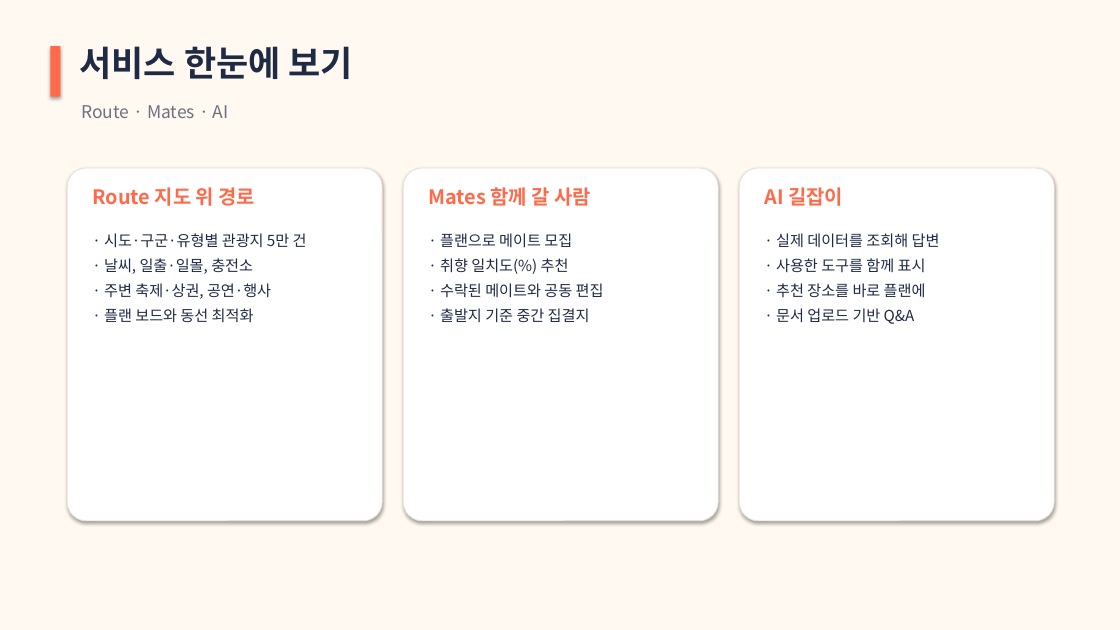
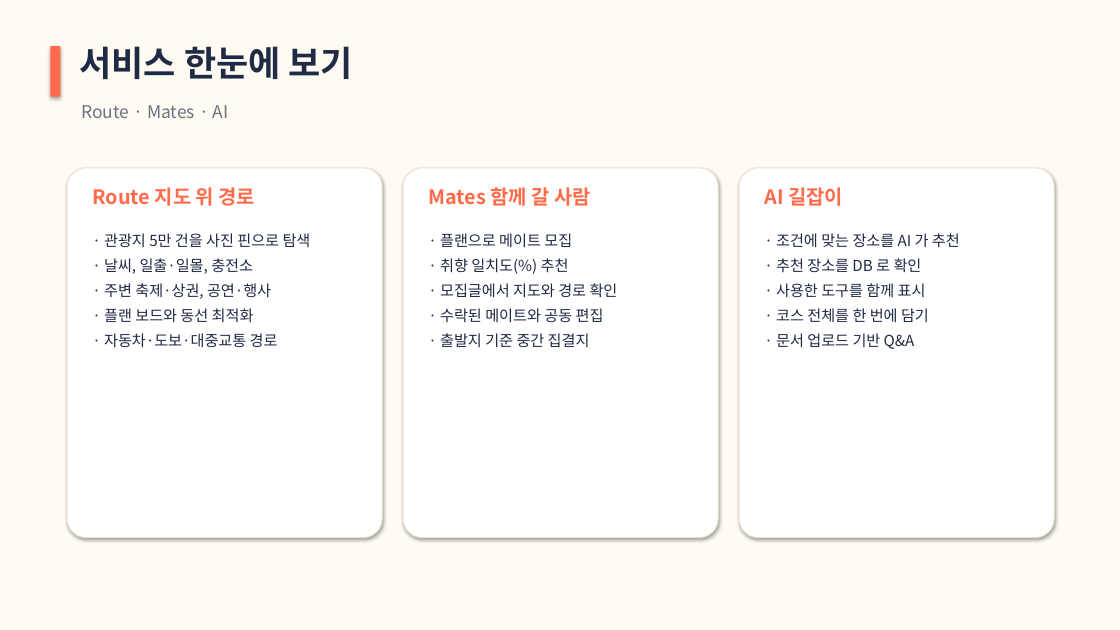
Before and after one commit to 77romin/mapmates, a slide deck: slide 3 of presentation/너랑갈지도_발표.pptx. Drawn at 1120x630 pixels with LibreOffice and Linux fonts; fonts in the diff are those of the drawing. Boxes give left, top, right and bottom in pixels: in the first picture for what was removed or moved away, otherwise in the second. Text is boxed around its words. In the diff, an @@ line names an element or a change of style, - is before the commit and + after.

Commit message:
docs: 발표 자료에 로고와 추가 기능·실제 화면 반영

```diff
--- a/presentation/너랑갈지도_발표.pptx
+++ b/presentation/너랑갈지도_발표.pptx
@@ background #FFF9F2 to #FFFBF3 @@
@@ rounded rectangle: place and size @@
-rounded rectangle at bbox=[67, 168, 382, 521]
+rounded rectangle at bbox=[67, 168, 382, 538]
@@ rounded rectangle: place and size @@
-rounded rectangle at bbox=[403, 168, 718, 521]
+rounded rectangle at bbox=[403, 168, 718, 538]
@@ rounded rectangle: place and size @@
-rounded rectangle at bbox=[739, 168, 1054, 521]
+rounded rectangle at bbox=[739, 168, 1054, 538]
@@ text at bbox=[104, 233, 311, 247]: text changed @@
-· 시도·구군·유형별 관광지 5만 건
+· 관광지 5만 건을 사진 핀으로 탐색
@@ text at bbox=[776, 233, 960, 272]: text changed @@
-· 실제 데이터를 조회해 답변
+· 조건에 맞는 장소를 AI 가 추천
+· 추천 장소를 DB 로 확인
@@ text at bbox=[440, 283, 618, 298]: paragraph added @@
+· 모집글에서 지도와 경로 확인
@@ text at bbox=[776, 308, 929, 322]: text changed @@
-· 추천 장소를 바로 플랜에
+· 코스 전체를 한 번에 담기
@@ text at bbox=[104, 333, 278, 348]: paragraph added @@
+· 자동차·도보·대중교통 경로
```
Also in this commit, not shown: 10 other slides changed, 5 slides added, 1 slide removed.
